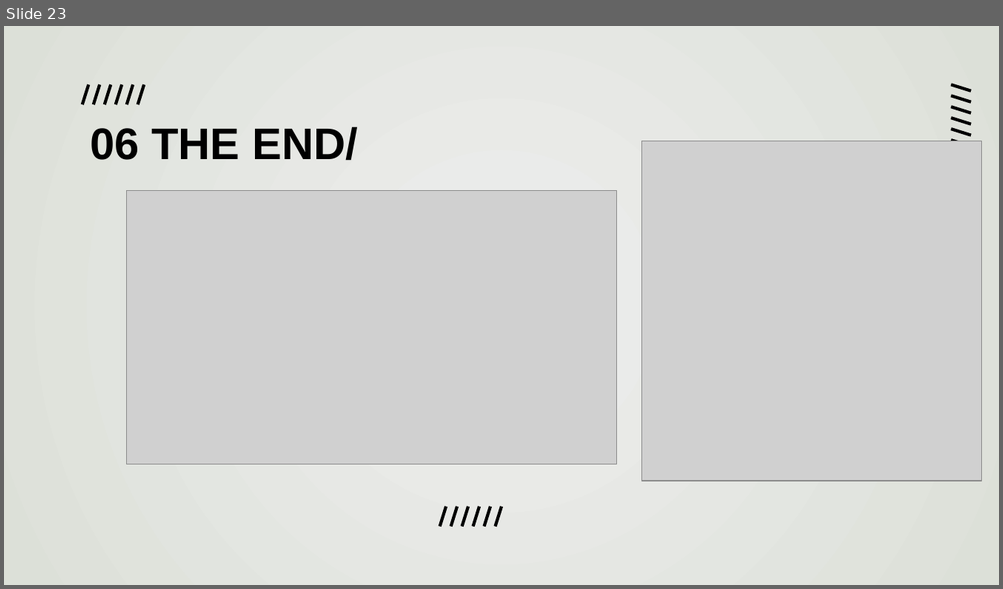
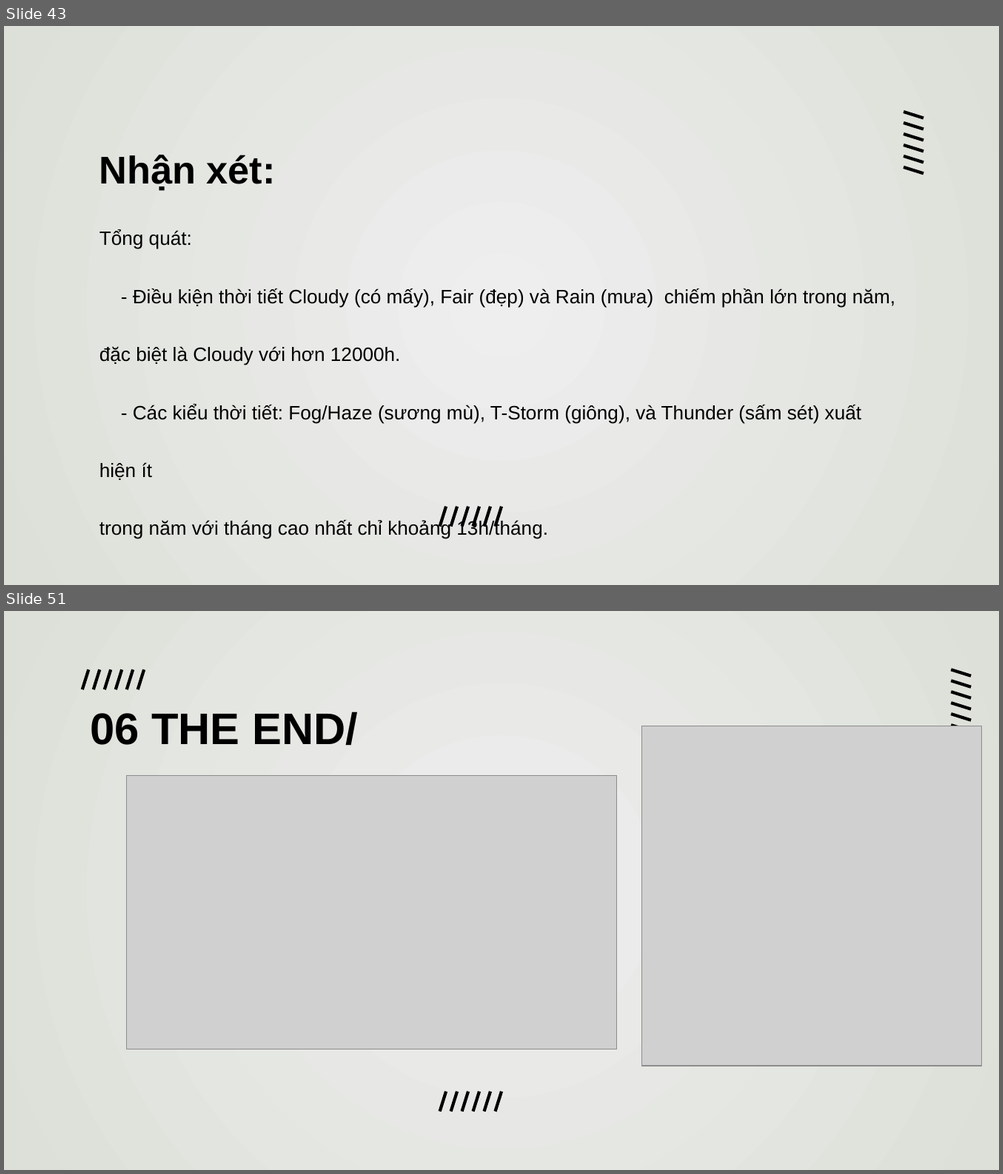
Before and after one commit to duongtanton/NP-KHDL-Gr9, a slide deck: group09.pptx. Shown one above the other, each under a label of ours: slide 23 before the commit, slides 43 and 51 after it; the slides between them are not shown. The pictures are 1003x589 and 1003x1174 pixels, drawn with LibreOffice and Linux fonts; fonts in the diff are those of the drawing; grey boxes stand for pictures. Boxes give left, top, right and bottom in pixels: in the first picture for what was removed or moved away, otherwise in the second. Text is boxed around its words. In the diff, an @@ line names an element or a change of style, - is before the commit and + after.

```diff
--- a/group09.pptx
+++ b/group09.pptx
@@ slide 43 added at box(4, 26, 999, 585), background gradient #EEEEEE to #DCE0D8 @@
@@ text added at box(99, 155, 895, 540), 14 pt, text #000000 @@
+Nhận xét:
+Tổng quát:
+- Điều kiện thời tiết Cloudy (có mấy), Fair (đẹp) và Rain (mưa) chiếm phần lớn trong năm,
+đặc biệt là Cloudy với hơn 12000h.
+- Các kiểu thời tiết: Fog/Haze (sương mù), T-Storm (giông), và Thunder (sấm sét) xuất hiện ít
+trong năm với tháng cao nhất chỉ khoảng 13h/tháng.
@@ group added at box(903, 112, 923, 173): 6 lines @@
@@ group added at box(440, 506, 501, 526): 6 lines @@
@@ what was slide 23 is now slide 51 @@
```
Also in this commit, not shown: 4 slides changed, 27 other slides added.
